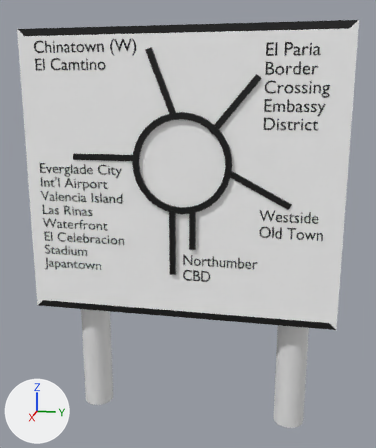
Renders of the FBX model Assets/Models/el_celebracion_roundabout_sign_2.fbx from each side of a commit.
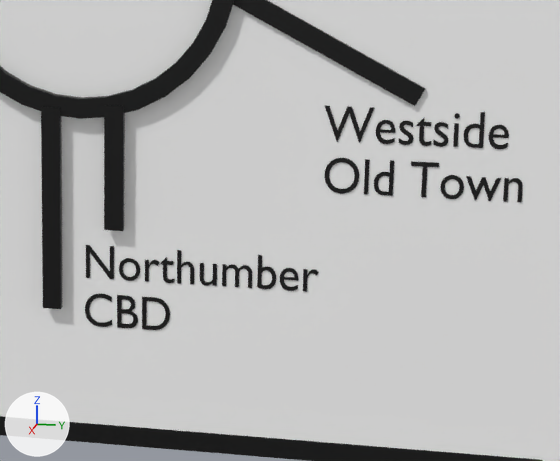
Each version is shown whole from a 50 mm camera at (62.5, 15.0, 41.5) aimed at (-1.2, 2.3, 25.5), then close up on the part from 41% to 89% of the width and 39% to 72% of the height. The lights are fixed; the arrows at lower left show +X, +Y and +Z. Where no turn or scale is listed for an object, it has been applied to the vertices.

The scene before the commit, as lines of its bpy script (objects in view):
```python
me_plane_003 = bpy.data.meshes.new('Plane.003')
me_plane_003.from_pydata(...)  # a box spanning x 0.0..0.27, y -0.37..0.37, z -0.61..4.36
me_plane_003.materials.append(mat_material_012)  # black #000000
me_plane_007 = bpy.data.meshes.new('Plane.007')
me_plane_007.from_pydata(...)  # a box spanning x 0.0..0.27, y -0.37..0.37, z -1.0..7.17
me_plane_007.materials.append(mat_material_021)  # black #000000
me_text_010 = bpy.data.meshes.new('Text.010')
me_text_010.from_pydata(...)  # 951 vertices, 937 faces; spans x 0.0, y 0.09..9.27, z -2.02..1.36
me_text_010.materials.append(mat_material_042)  # black #000000
ob_plane_001 = bpy.data.objects.new('Plane.001', me_plane_007)
ob_plane_001.location = (2.24, 1.08, 20.87)
ob_plane_010 = bpy.data.objects.new('Plane.010', me_plane_003)
ob_plane_010.location = (2.24, 3.56, 23.85)
ob_text_005 = bpy.data.objects.new('Text.005', me_text_010)
ob_text_005.location = (2.09, 2.25, 21.1)
# also in view: 'Text.003' at (2.1, 15.2, 26.8); 'Plane.003' at (2.1, 11.4, 30.8); 'Circle' at (2.3, 2.2, 33.6); 'Cube.001' at (0.2, 1.7, 31.6)
```
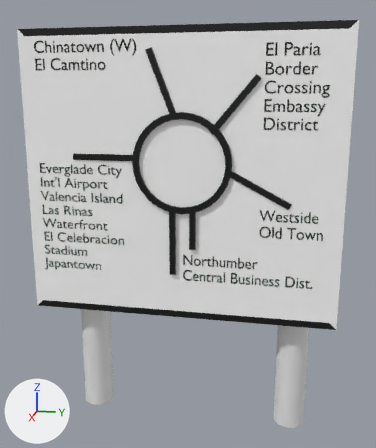
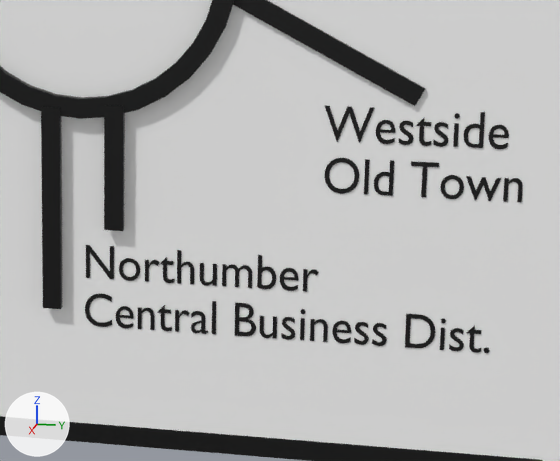
The change, as a diff of the scene's bpy script:
```diff
--- a/Assets/Models/el_celebracion_roundabout_sign_2.fbx.py
+++ b/Assets/Models/el_celebracion_roundabout_sign_2.fbx.py
@@ me_text_010 @@
 # used by ob_text_005; location = (2.09, 2.25, 21.1)
-me_text_010.from_pydata(...)  # 951 vertices, 937 faces; spans x 0.0, y 0.09..9.27, z -2.02..1.36
+me_text_010.from_pydata(...)  # 2356 vertices, 2310 faces; spans x 0.0, y 0.09..15.81, z -2.02..1.36
+# me_text_010 part 1: the loose piece of 58 vertices spanning x 0.0, y 3.08..3.67, z -0.02..1.08 is copied, and the copy is moved by (0.0, 11.84, -2.0); it spans x 0.0, y 14.92..15.51, z -2.02..-0.92
+# me_text_010 part 2: the loose piece of 54 vertices spanning x 0.0, y 2.4..3.51, z -2.0..-0.64 is moved by (0.0, 10.25, 0.0)
+# me_text_010 part 3: the loose piece of 99 vertices spanning x 0.0, y 7.78..8.5, z -0.02..0.92 is copied, and the copy is moved by (0.0, 2.09, -2.0); it spans x 0.0, y 9.87..10.59, z -2.02..-1.08
+# me_text_010 part 4: the loose piece of 56 vertices spanning x 0.0, y 4.66..5.33, z -0.02..0.9 is copied, and the copy is moved by (0.0, 2.39, -2.0); it spans x 0.0, y 7.05..7.72, z -2.02..-1.1
+# me_text_010 part 5: the loose piece of 106 vertices spanning x 0.0, y 1.39..2.23, z -2.0..-0.64 is moved by (0.0, 4.68, 0.0)
+# me_text_010 part 6: the loose piece of 55 vertices spanning x 0.0, y 2.49..3.08, z 0.0..0.92 is copied, and the copy is moved by (0.0, 1.22, -2.0); it spans x 0.0, y 3.72..4.3, z -2.0..-1.08
+# me_text_010 part 7: the loose piece of 58 vertices spanning x 0.0, y 3.08..3.67, z -0.02..1.08 is copied, and the copy is moved by (0.0, -0.07, -2.0); it spans x 0.0, y 3.0..3.59, z -2.02..-0.92
+# me_text_010 part 8: the loose piece of 99 vertices spanning x 0.0, y 7.78..8.5, z -0.02..0.92 is copied, and the copy is moved by (0.0, -6.45, -2.0); it spans x 0.0, y 1.33..2.05, z -2.02..-1.08
+# me_text_010 part 9: 511 vertices added at x 0.0, y 7.9..11.95, z -2.02..-0.72
+# me_text_010 part 10: 235 vertices added at x 0.0, y 2.22..5.33, z -2.02..-0.64
+# me_text_010 part 11: 234 vertices added at x 0.0, y 13.95..15.81, z -2.02..-0.72
 me_text_010.materials.append(mat_material_042)
```

Location of each change, (x1, y1, x2, y2) in pixels of the close-ups (560 x 461 px; the box of a moved part takes in the faces that stretch with it):
'Text.005', reshaped (73% wider, 27% taller)
    before: (85, 245, 319, 330)
    after: (85, 245, 490, 353)
part 1 of me_text_010, added
    after: (467, 325, 482, 353)
part 2 of me_text_010, moved or reshaped
    before: (142, 297, 170, 330)
    after: (405, 314, 435, 348)
part 3 of me_text_010, added
    after: (332, 321, 351, 344)
part 4 of me_text_010, added
    after: (260, 316, 277, 339)
part 5 of me_text_010, moved or reshaped
    before: (117, 295, 138, 328)
    after: (235, 303, 256, 336)
part 6 of me_text_010, added
    after: (175, 310, 190, 332)
part 7 of me_text_010, added
    after: (157, 305, 172, 331)
part 8 of me_text_010, added
    after: (116, 306, 134, 329)
part 9 of me_text_010, added (black)
    after: (281, 309, 387, 346)
part 10 of me_text_010, added (black)
    after: (138, 301, 216, 334)
part 11 of me_text_010, added
    after: (440, 318, 490, 353)
